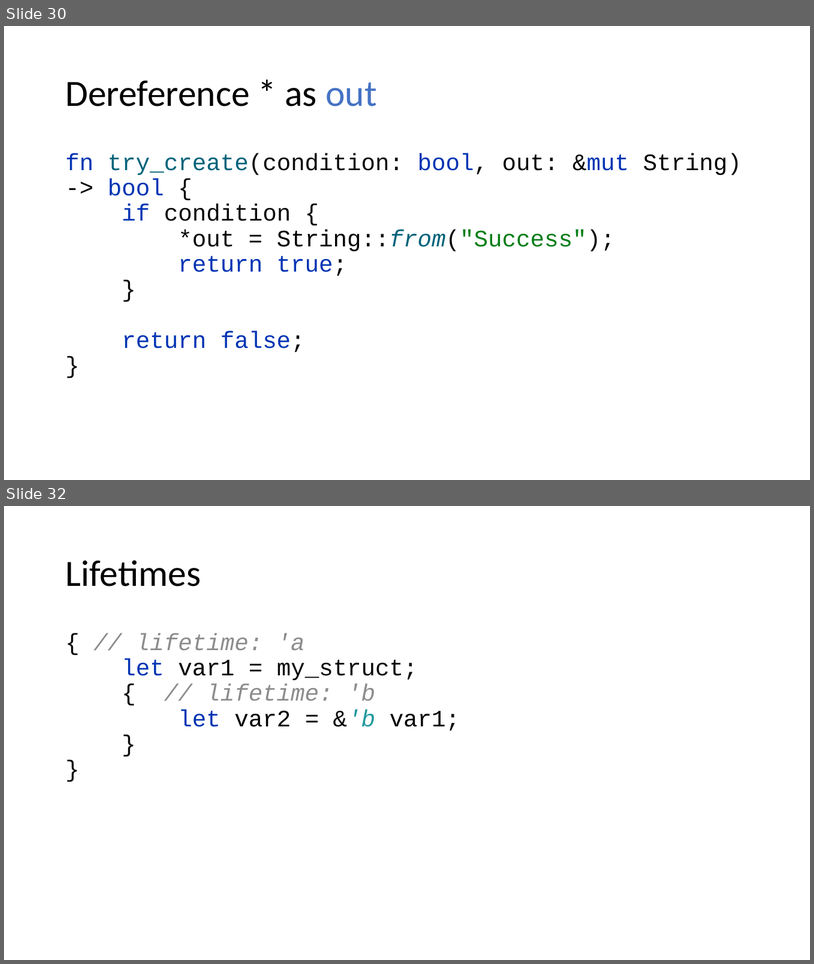
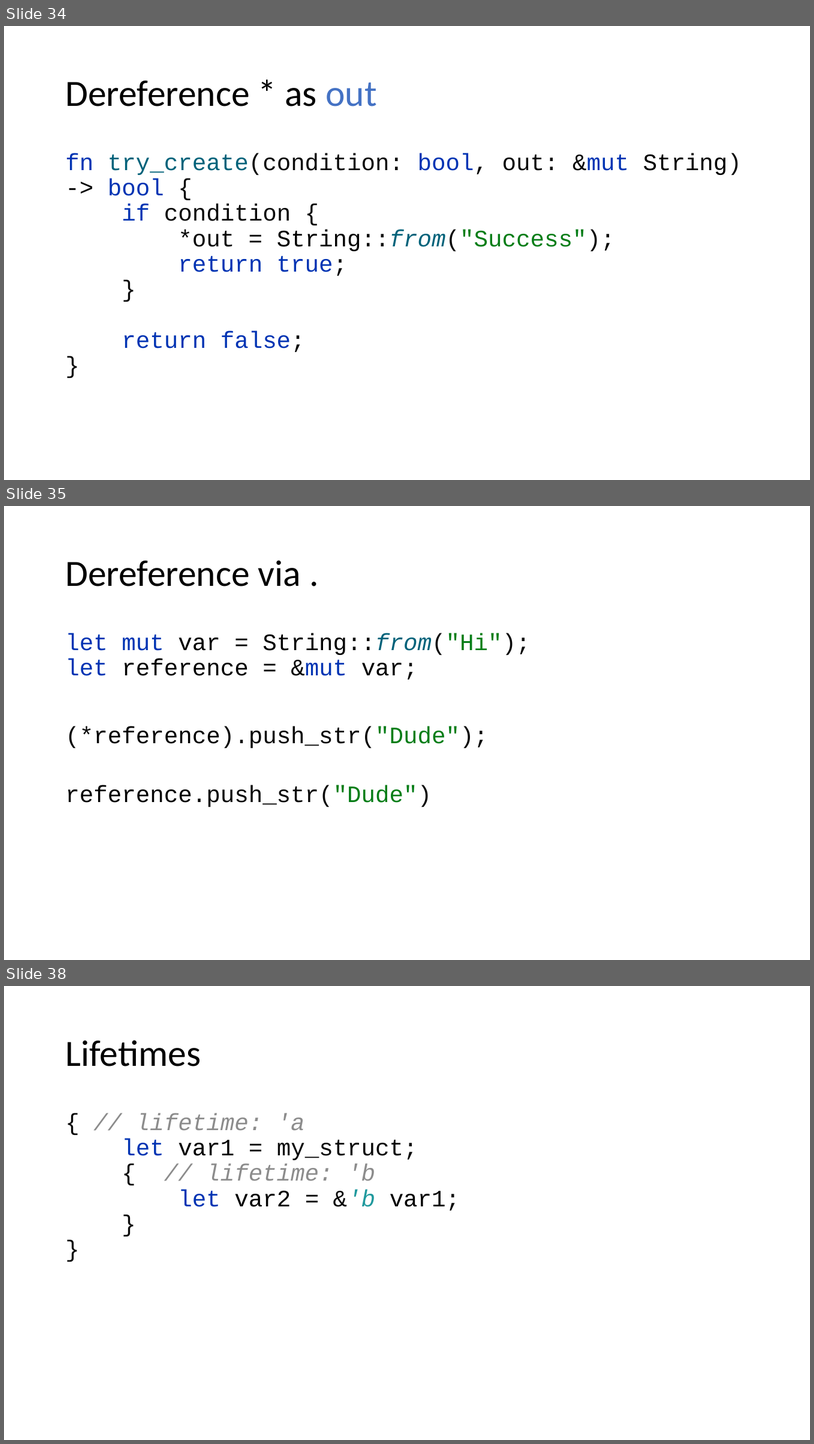
Before and after one commit to kugushev/course-rust-basics, a slide deck: src/02-Ownership/02-Ownership.pptx. Shown one above the other, each under a label of ours: slides 30 and 32 before the commit, slides 34, 35 and 38 after it; the slides between them are not shown. The pictures are 814x964 and 814x1444 pixels, drawn with LibreOffice and Linux fonts; fonts in the diff are those of the drawing. Boxes give left, top, right and bottom in pixels: in the first picture for what was removed or moved away, otherwise in the second. Text is boxed around its words. In the diff, an @@ line names an element or a change of style, - is before the commit and + after.

```diff
--- a/src/02-Ownership/02-Ownership.pptx
+++ b/src/02-Ownership/02-Ownership.pptx
@@ slide 35 added at bbox=[4, 506, 810, 960], background #FFFFFF @@
@@ title added at bbox=[65, 560, 301, 586], 44 pt, text #000000 @@
+Dereference via .
@@ text added at bbox=[65, 633, 530, 807], 28 pt, text #000000 @@
+let mut var = String::from("Hi");
+let reference = &mut var;
+(*reference).push_str("Dude");
+reference.push_str("Dude")
@@ what was slide 30 is now slide 34 @@
@@ what was slide 32 is now slide 38 @@
```
Also in this commit, not shown: 5 slides changed, 5 other slides added.
